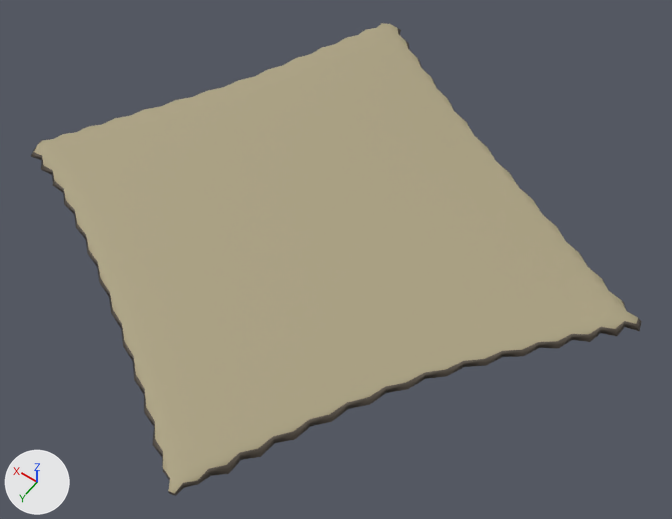
The FBX model Assets/Visual/Model/Buildings/Picnic.fbx: old version first, new version second.
Before and after are seen from a 50 mm lens placed at (-4.37, 5.74, 8.45), pointed at (-0.44, 0.23, -0.21). The lights are fixed; the arrows at lower left show +X, +Y and +Z. Where no turn or scale is listed for an object, it has been applied to the vertices.

The older version as bpy lines, for what is in view:
```python
mat_cardboardside = principled_material('CardboardSide')
mat_cardboardside.base_color = (0.107, 0.0853, 0.0649)  # brown #5c5248
mat_cardboardside.roughness = 0.749
mat_wall = principled_material('Wall')
mat_wall.base_color = (0.411, 0.361, 0.224)  # beige #aca282
mat_wall.roughness = 0.749
me_mesh = bpy.data.meshes.new('Mesh')
me_mesh.from_pydata(...)  # 926 vertices, 924 faces; spans x -3.79..3.65, y -3.54..3.63, z 0.0..0.12
# faces by material slot: [407, 517]
me_mesh.materials.append(mat_wall)  # beige #aca282
me_mesh.materials.append(mat_cardboardside)  # brown #5c5248
ob_picnic = bpy.data.objects.new('Picnic', me_mesh)
ob_picnic.location = (0.0, 0.0, 0.01)
```
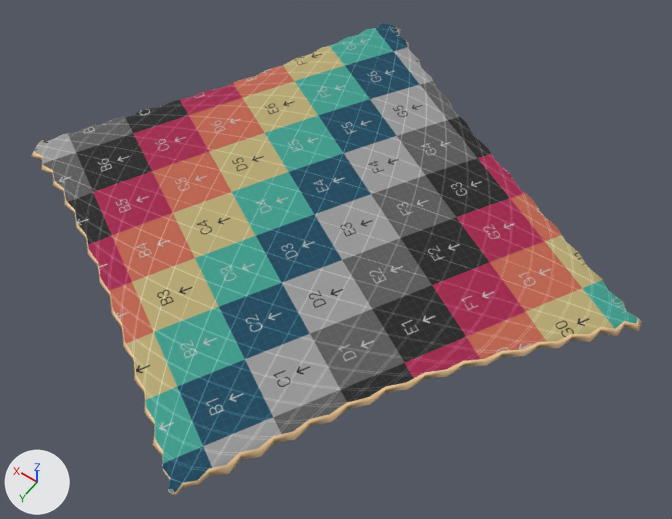
Where the change shows, as pixel boxes (x1, y1, x2, y2) in the pictures (672 x 519 px):
```json
{"object": "Picnic", "change": "surface changed, recoloured", "before": [31, 23, 642, 496], "after": [31, 23, 642, 496]}
```

Edits to the scene script, one JSON object a line:
```json
{"op": "add", "block": "img_picnictexture_png", "code": ["img_picnictexture_png = load_image('PicnicTexture.png', 'PicnicTexture.png', 2048, 2048, 'sRGB')"]}
{"op": "remove", "block": "mat_wall", "code": "mat_wall.base_color = (0.411, 0.361, 0.224)  # beige #aca282"}
{"op": "add", "block": "mat_wall", "code": "mat_wall.texture = img_picnictexture_png"}
{"op": "set", "path": "mat_wall.roughness", "old": "0.749", "new": "0.853"}
{"op": "set", "path": "mat_cardboardside.base_color", "old": "(0.107, 0.0853, 0.0649)", "new": "(0.965, 0.656, 0.346)", "note": "brown #5c5248 -> beige #fbd49f"}
{"block": "me_mesh", "where": "me_mesh.from_pydata(...)  # 926 vertices, 924 faces; spans x -3.79..3.65, y -3.54..3.63, z 0.0..0.12"}
{"block": "me_mesh", "where": "# used by ob_picnic; location = (0.0, 0.0, 0.01)"}
{"block": "me_mesh", "change": "me_mesh part 1: texture (UV) coordinates of 924 of 924 faces, centred in x -3.74..3.6, y -3.5..3.62, z 0.0..0.12, changed; they spanned u 0.0..0.98, v 0.0..1.0 and now span u 0.01..0.99, v 0.06..0.96"}
```
